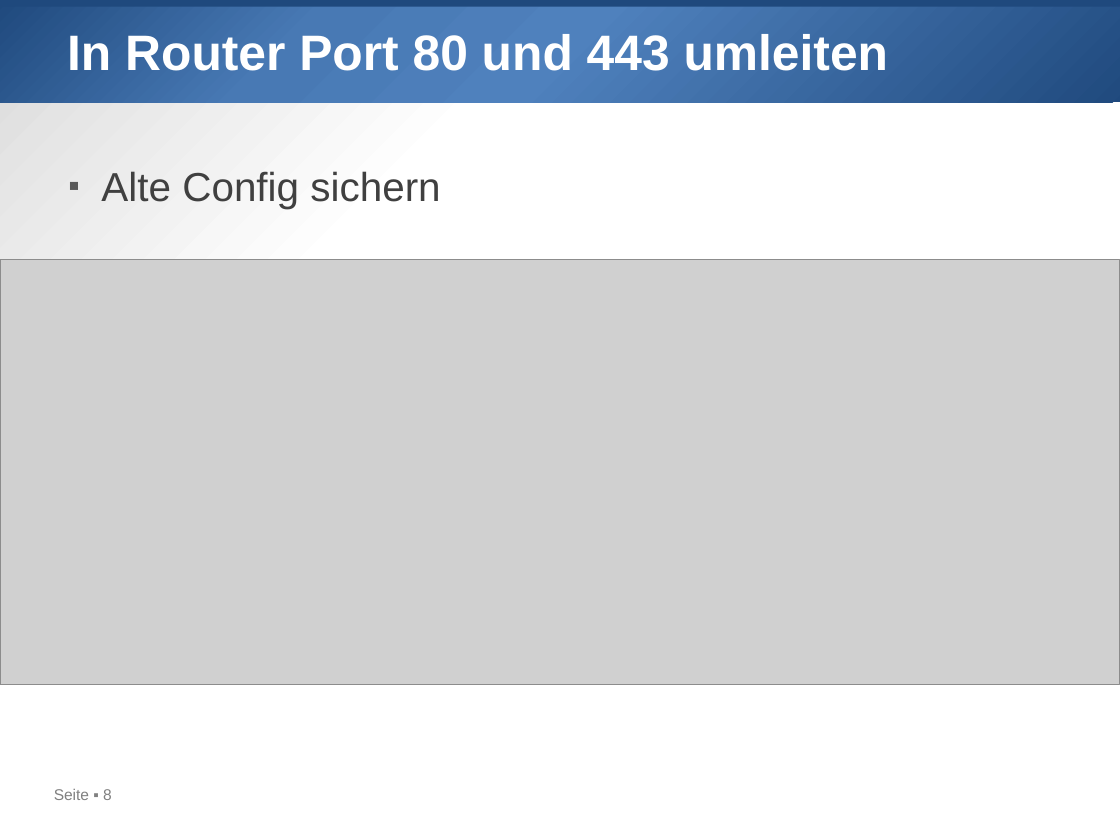
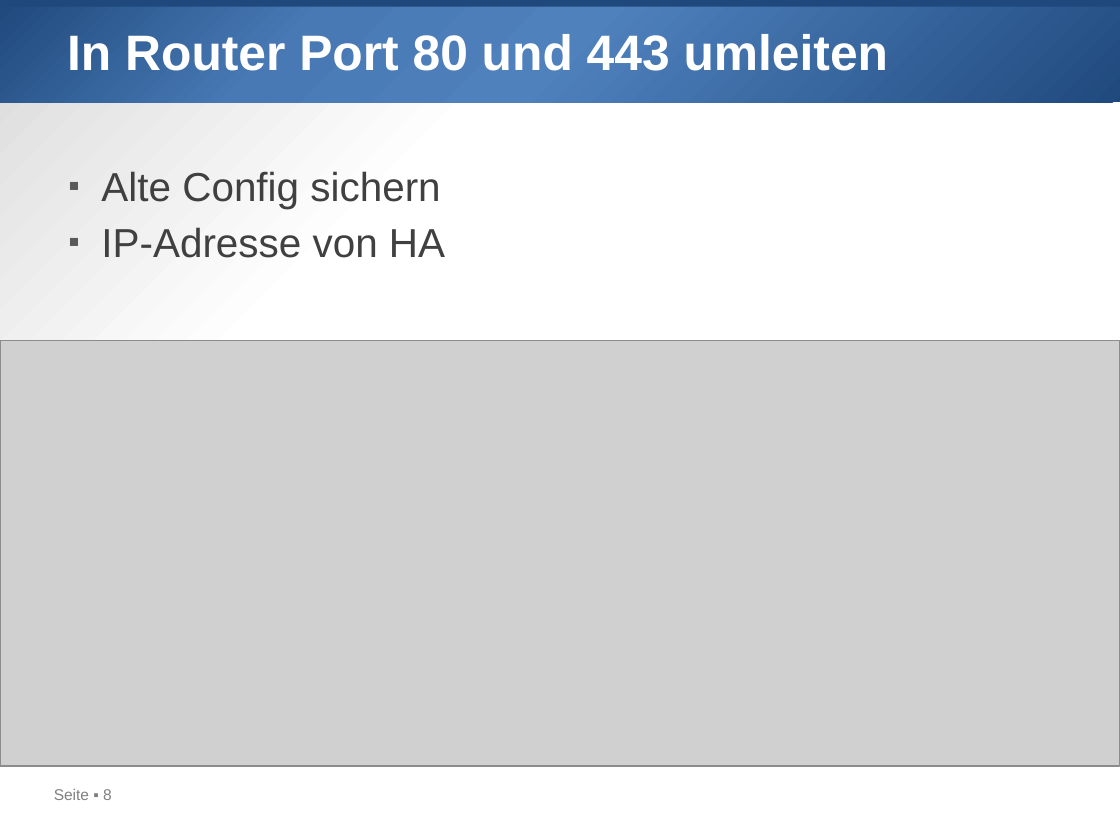
Before and after one commit to htl-leo/iot-samstag, a slide deck: slide 8 of 2024-02-12/03_remote_access_nginx_proxy_manager.pptx. Drawn at 1120x840 pixels with LibreOffice and Linux fonts; fonts in the diff are those of the drawing; grey boxes stand for pictures. Boxes give left, top, right and bottom in pixels: in the first picture for what was removed or moved away, otherwise in the second. Text is boxed around its words. In the diff, an @@ line names an element or a change of style, - is before the commit and + after.

```diff
--- a/2024-02-12/03_remote_access_nginx_proxy_manager.pptx
+++ b/2024-02-12/03_remote_access_nginx_proxy_manager.pptx
@@ text at [101, 227, 445, 258]: paragraph added @@
+▪ IP-Adresse von HA
@@ picture: place and size @@
-picture at [0, 259, 1120, 684]
+picture at [0, 340, 1120, 766]
```
Also in this commit, not shown: 13 other files.
